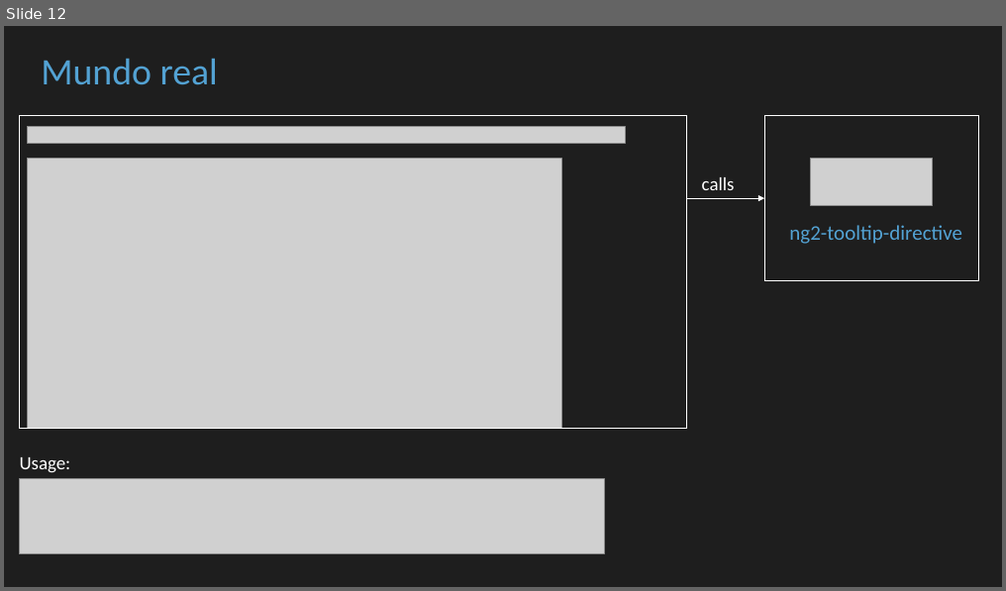
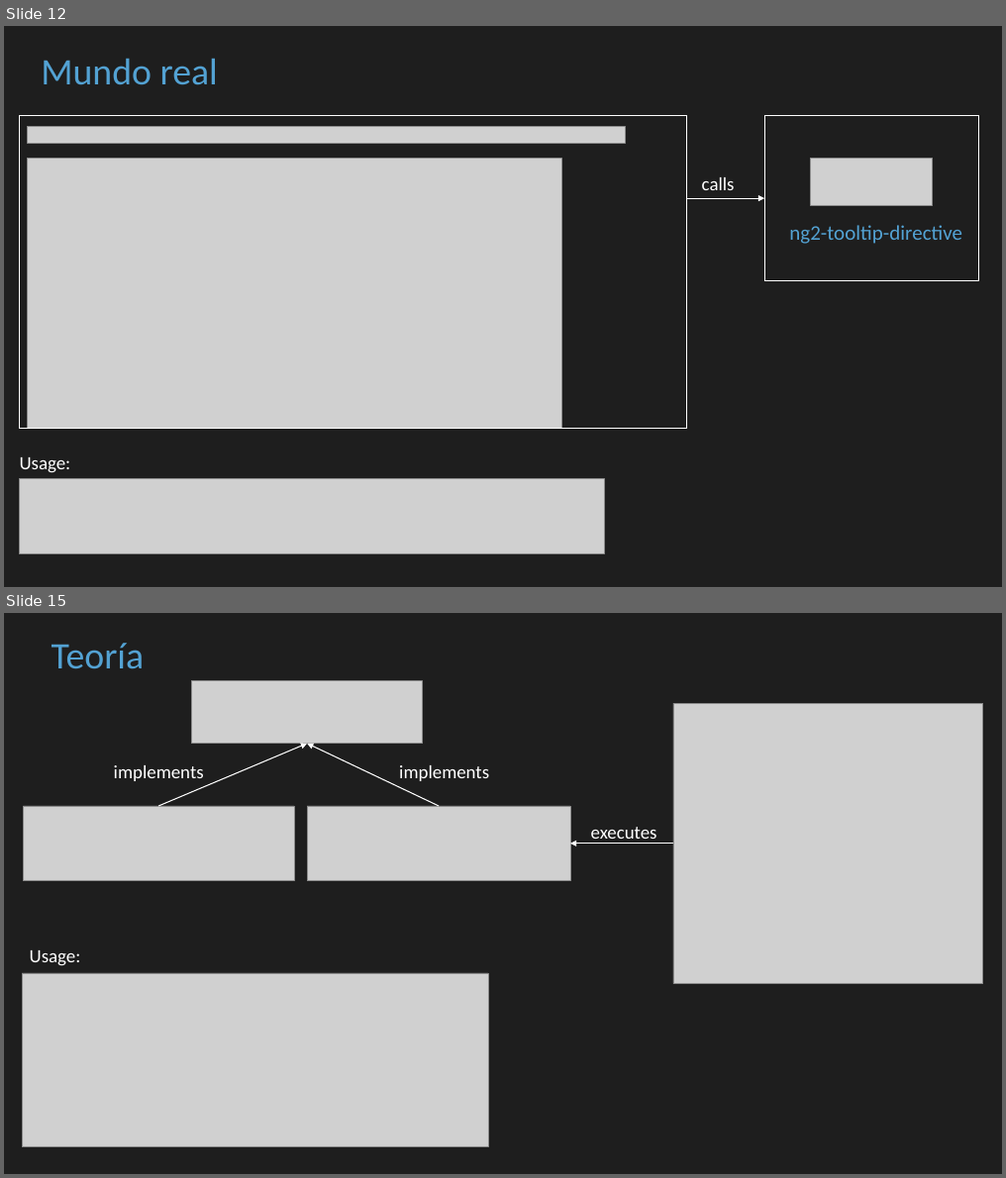
Before and after one commit to cbastos/jsdaycan2019-typescript-patterns, a slide deck: slides/Patrones de diseño con Typescript en el mundo real.pptx. Shown one above the other, each under a label of ours: slide 12 before the commit, slides 12 and 15 after it; the slides between them are not shown. The pictures are 1006x591 and 1006x1178 pixels, drawn with LibreOffice and Linux fonts; fonts in the diff are those of the drawing; grey boxes stand for pictures. Boxes give left, top, right and bottom in pixels: in the first picture for what was removed or moved away, otherwise in the second. Text is boxed around its words. In the diff, an @@ line names an element or a change of style, - is before the commit and + after.

```diff
--- a/slides/Patrones de diseño con Typescript en el mundo real.pptx
+++ b/slides/Patrones de diseño con Typescript en el mundo real.pptx
@@ slide 15 added at [4,613,1002,1174], background #1E1E1E @@
@@ text added at [52,643,145,669], 36 pt, text #53A2D3 @@
+Teoría
@@ picture added at [192,681,423,744] @@
@@ picture added at [673,703,983,984] @@
@@ arrow added from (159, 806) to (307, 744), #FFFFFF 1 pt @@
@@ arrow added from (439, 806) to (307, 744), #FFFFFF 1 pt @@
@@ text added at [114,765,204,781], 18 pt, text #FFFFFF @@
+implements
@@ text added at [399,765,489,781], 18 pt, text #FFFFFF @@
+implements
@@ picture added at [24,806,294,881] @@
@@ picture added at [307,806,570,881] @@
@@ arrow added from (673, 844) to (570, 844), #FFFFFF 1 pt @@
@@ text added at [591,827,657,844], 18 pt, text #FFFFFF @@
+executes
@@ text added at [30,951,81,966], 18 pt, text #FFFFFF @@
+Usage:
@@ picture added at [22,973,488,1147] @@
```
Also in this commit, not shown: 3 other slides added, 28 other files.
